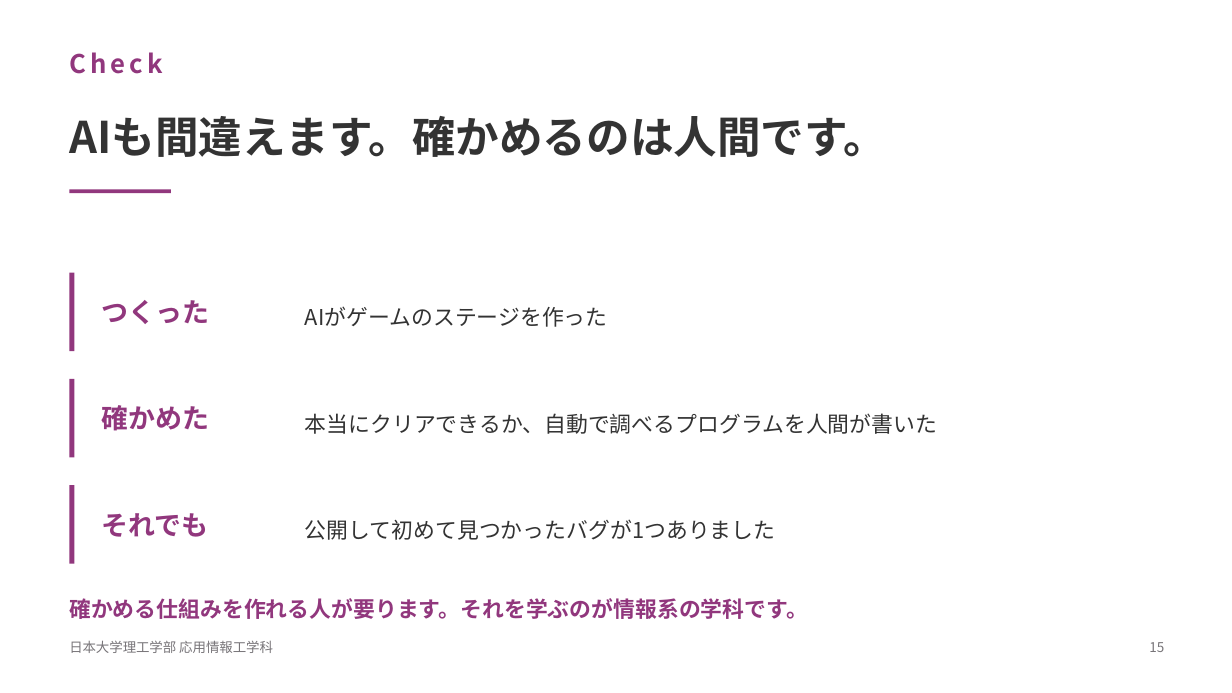
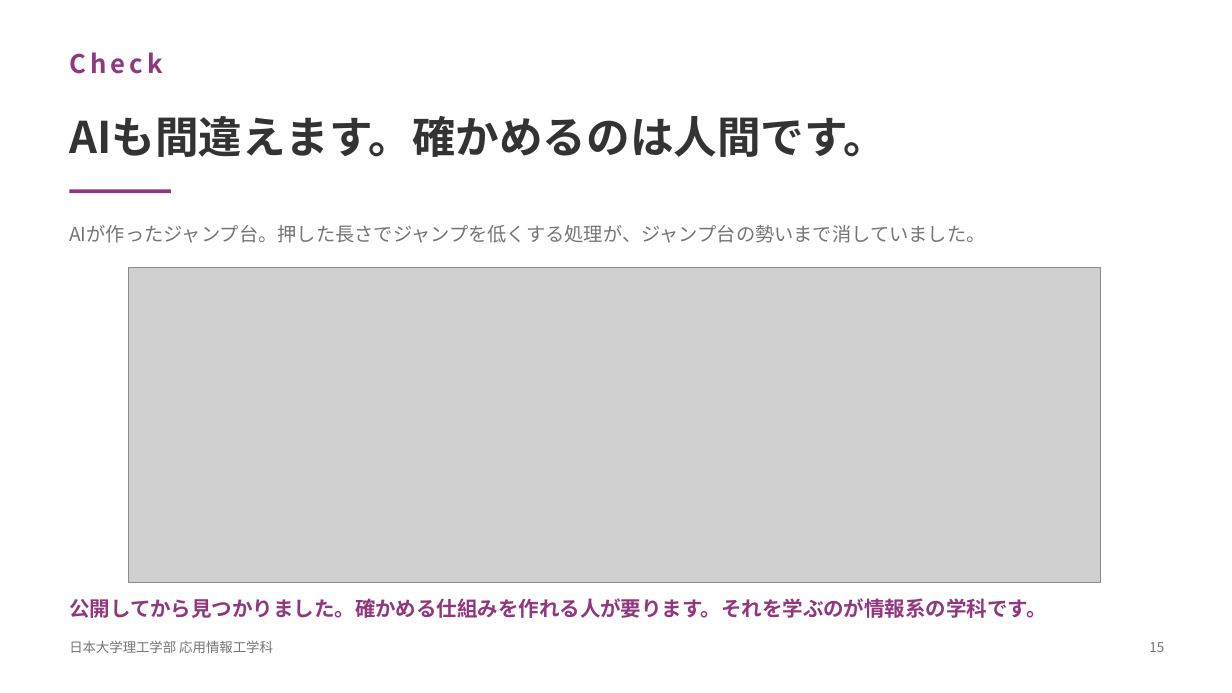
Before and after one commit to yutakaJssst/narashino-visit-2, a slide deck: slide 15 of slides/nichinara20260908.pptx. Drawn at 1232x693 pixels with LibreOffice and Linux fonts; fonts in the diff are those of the drawing; grey boxes stand for pictures. Boxes give left, top, right and bottom in pixels: in the first picture for what was removed or moved away, otherwise in the second. Text is boxed around its words. In the diff, an @@ line names an element or a change of style, - is before the commit and + after.

```diff
--- a/slides/nichinara20260908.pptx
+++ b/slides/nichinara20260908.pptx
@@ text added at (x1=69, y1=225, x2=985, y2=243), 15 pt, text #777478 @@
+AIが作ったジャンプ台。押した長さでジャンプを低くする処理が、ジャンプ台の勢いまで消していました。
@@ picture added at (x1=128, y1=268, x2=1101, y2=582) @@
@@ rectangle removed at (x1=69, y1=273, x2=75, y2=351) @@
@@ text removed at (x1=102, y1=300, x2=210, y2=324) @@
-つくった
@@ text removed at (x1=305, y1=306, x2=608, y2=327) @@
-AIがゲームのステージを作った
@@ rectangle removed at (x1=69, y1=379, x2=75, y2=457) @@
@@ text removed at (x1=102, y1=405, x2=210, y2=431) @@
-確かめた
@@ text removed at (x1=305, y1=413, x2=937, y2=434) @@
-本当にクリアできるか、自動で調べるプログラムを人間が書いた
@@ rectangle removed at (x1=69, y1=485, x2=75, y2=564) @@
@@ text removed at (x1=102, y1=513, x2=209, y2=537) @@
-それでも
@@ text removed at (x1=305, y1=519, x2=776, y2=540) @@
-公開して初めて見つかったバグが1つありました
@@ text at (x1=69, y1=598, x2=1046, y2=618): text changed; size 17 to 16 pt @@
-確かめる仕組みを作れる人が要ります。それを学ぶのが情報系の学科です。
+公開してから見つかりました。確かめる仕組みを作れる人が要ります。それを学ぶのが情報系の学科です。
```
Also in this commit, not shown: 6 other slides changed, 1 slide added, 1 slide removed, 11 other files.
